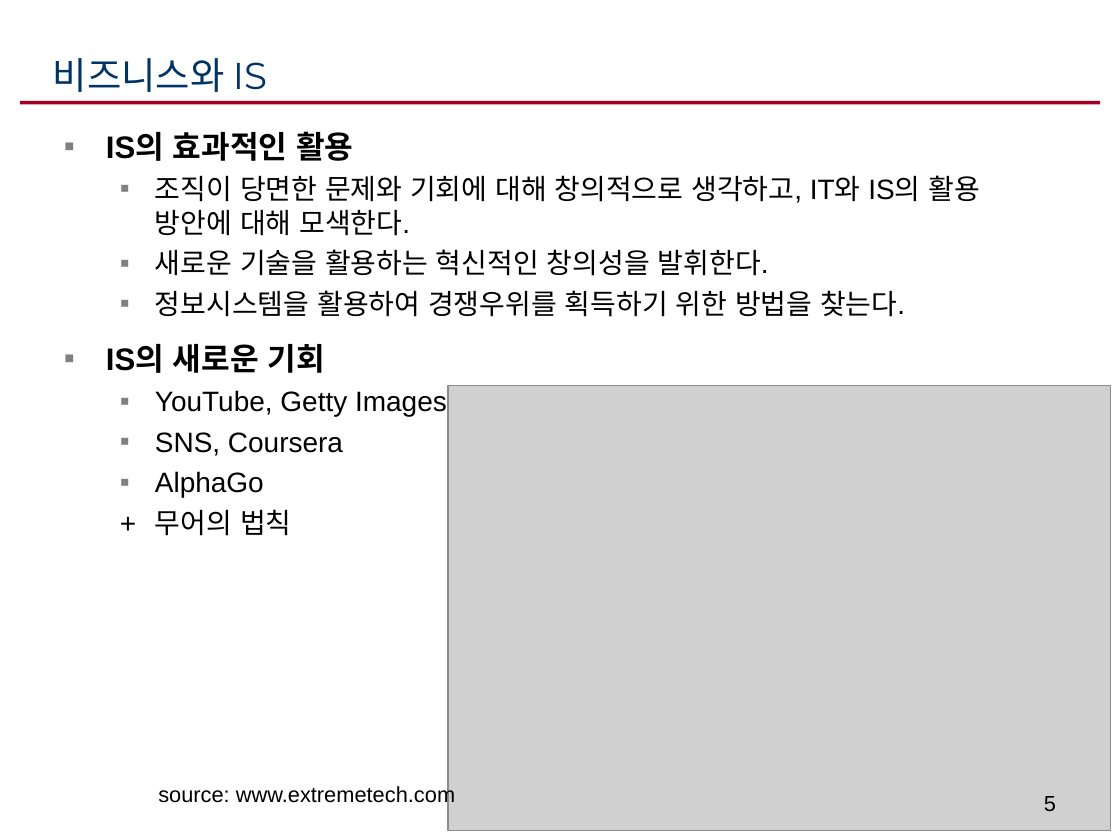
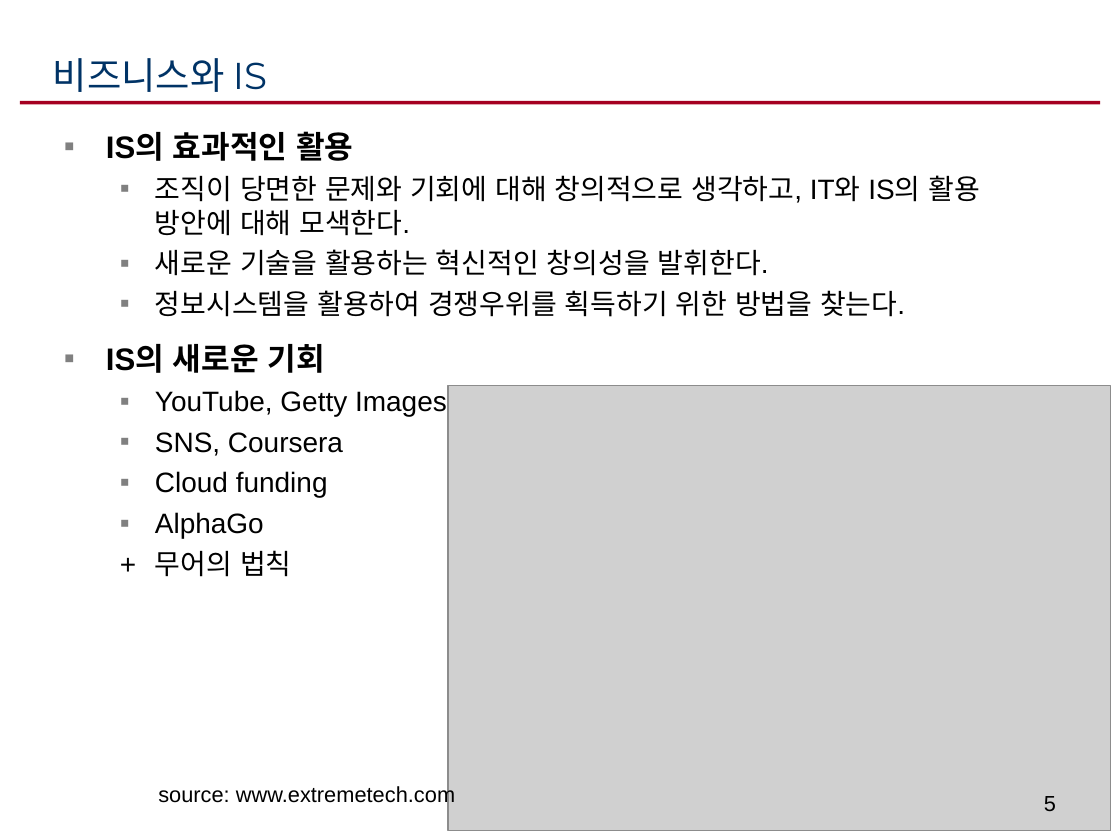
Before and after one commit to ikelab/courses, a slide deck: slide 5 of iie2016/mis1.ppt. Drawn at 1120x840 pixels with LibreOffice and Linux fonts; fonts in the diff are those of the drawing; grey boxes stand for pictures. Boxes give left, top, right and bottom in pixels: in the first picture for what was removed or moved away, otherwise in the second. Text is boxed around its words. In the diff, an @@ line names an element or a change of style, - is before the commit and + after.

```diff
--- a/iie2016/mis1.ppt
+++ b/iie2016/mis1.ppt
@@ text at bbox=[155, 471, 328, 498]: paragraph added @@
+  ▪ Cloud funding
```
Also in this commit, not shown: 8 other slides changed, 1 slide removed, 1 other file.
